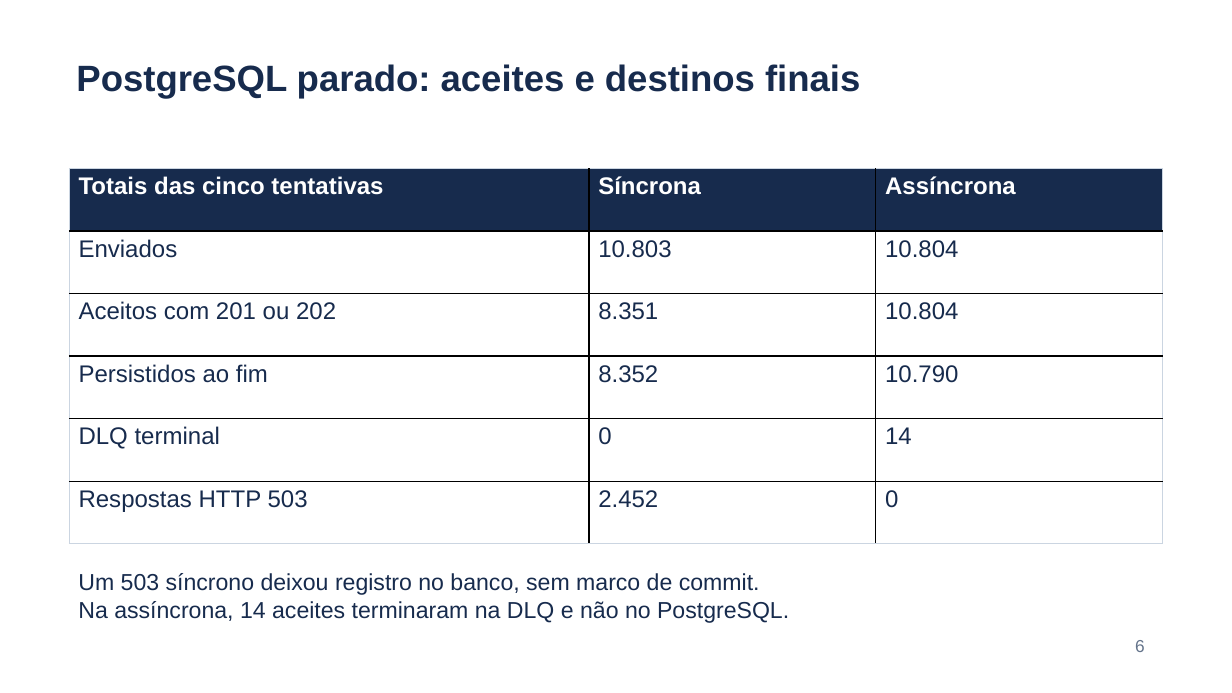
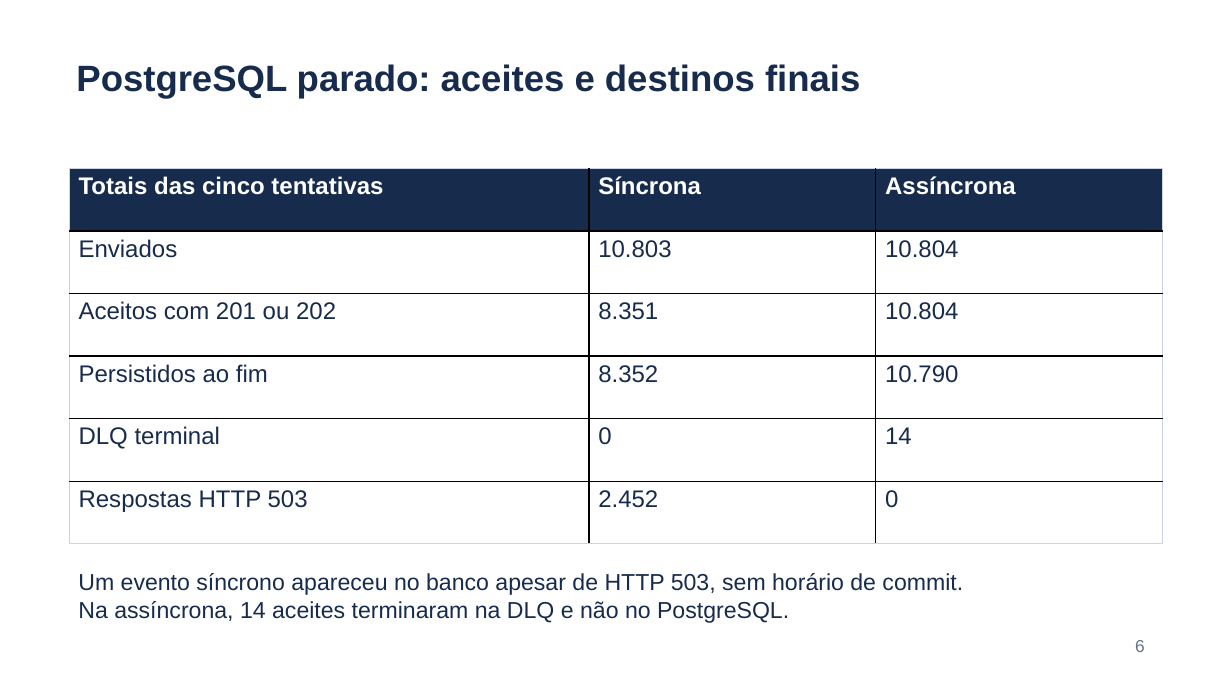
Before and after one commit to ilann47/TCC-2026, a slide deck: slide 6 of entregas/2026-10-27-entrega-04-java-final/Apresentacao-Entrega04-final.pptx. Drawn at 1232x693 pixels with LibreOffice and Linux fonts; fonts in the diff are those of the drawing. Boxes give left, top, right and bottom in pixels: in the first picture for what was removed or moved away, otherwise in the second. Text is boxed around its words. In the diff, an @@ line names an element or a change of style, - is before the commit and + after.

```diff
--- a/entregas/2026-10-27-entrega-04-java-final/Apresentacao-Entrega04-final.pptx
+++ b/entregas/2026-10-27-entrega-04-java-final/Apresentacao-Entrega04-final.pptx
@@ text at (x1=78, y1=573, x2=963, y2=595): text changed @@
-Um 503 síncrono deixou registro no banco, sem marco de commit.
+Um evento síncrono apareceu no banco apesar de HTTP 503, sem horário de commit.
```
Also in this commit, not shown: 1 other slide changed, 11 other files.
